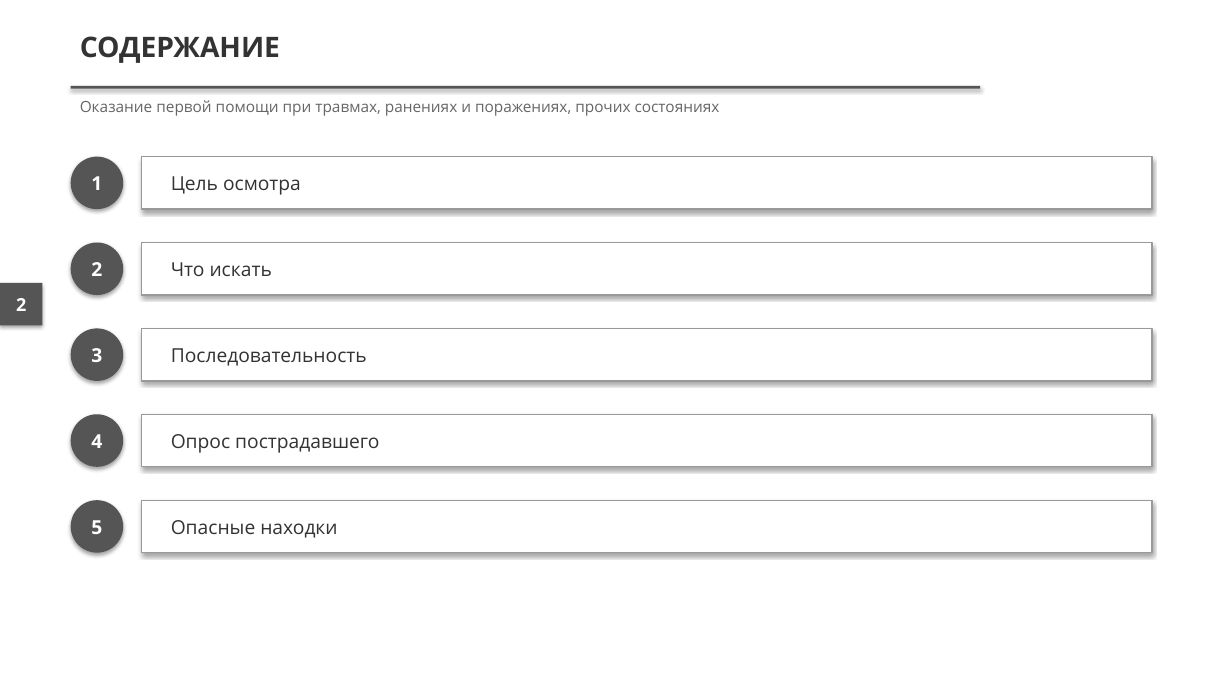
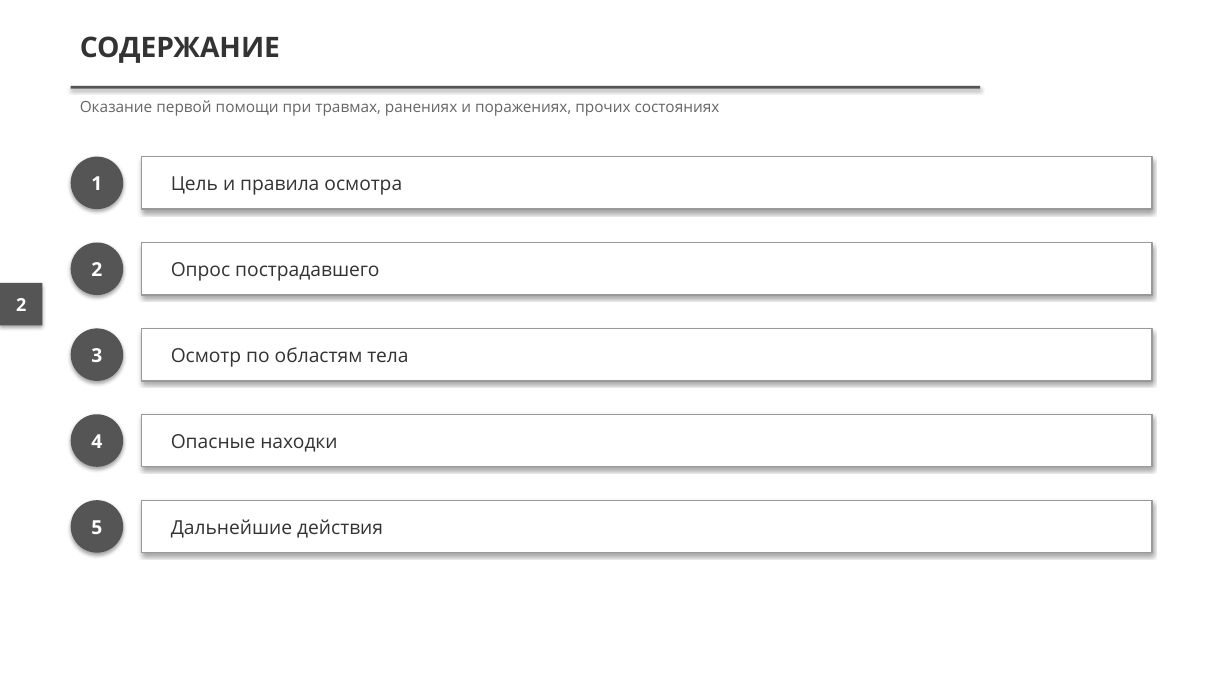
Before and after one commit to lysakalenushka-hash/-, a slide deck: slide 2 of presentations/out/Подробный осмотр и опрос пострадавшего.pptx. Drawn at 1232x693 pixels with LibreOffice and Linux fonts; fonts in the diff are those of the drawing. Boxes give left, top, right and bottom in pixels: in the first picture for what was removed or moved away, otherwise in the second. Text is boxed around its words. In the diff, an @@ line names an element or a change of style, - is before the commit and + after.

```diff
--- a/presentations/out/Подробный осмотр и опрос пострадавшего.pptx
+++ b/presentations/out/Подробный осмотр и опрос пострадавшего.pptx
@@ text at <box>171,176,402,195</box>: text changed @@
-Цель осмотра
+Цель и правила осмотра
@@ text at <box>171,262,379,281</box>: text changed @@
-Что искать
+Опрос пострадавшего
@@ text at <box>171,347,408,367</box>: text changed @@
-Последовательность
+Осмотр по областям тела
@@ text "Опасные находки": place and size @@
-text "Опасные находки" at <box>171,520,337,538</box>
+text "Опасные находки" at <box>171,434,337,452</box>
@@ text removed at <box>171,434,379,453</box> @@
-Опрос пострадавшего
@@ text added at <box>171,519,383,538</box>, 15 pt, text #333333 @@
+Дальнейшие действия
```
Also in this commit, not shown: 4 other slides changed, 10 slides added, 3 slides removed, 50 other files.
